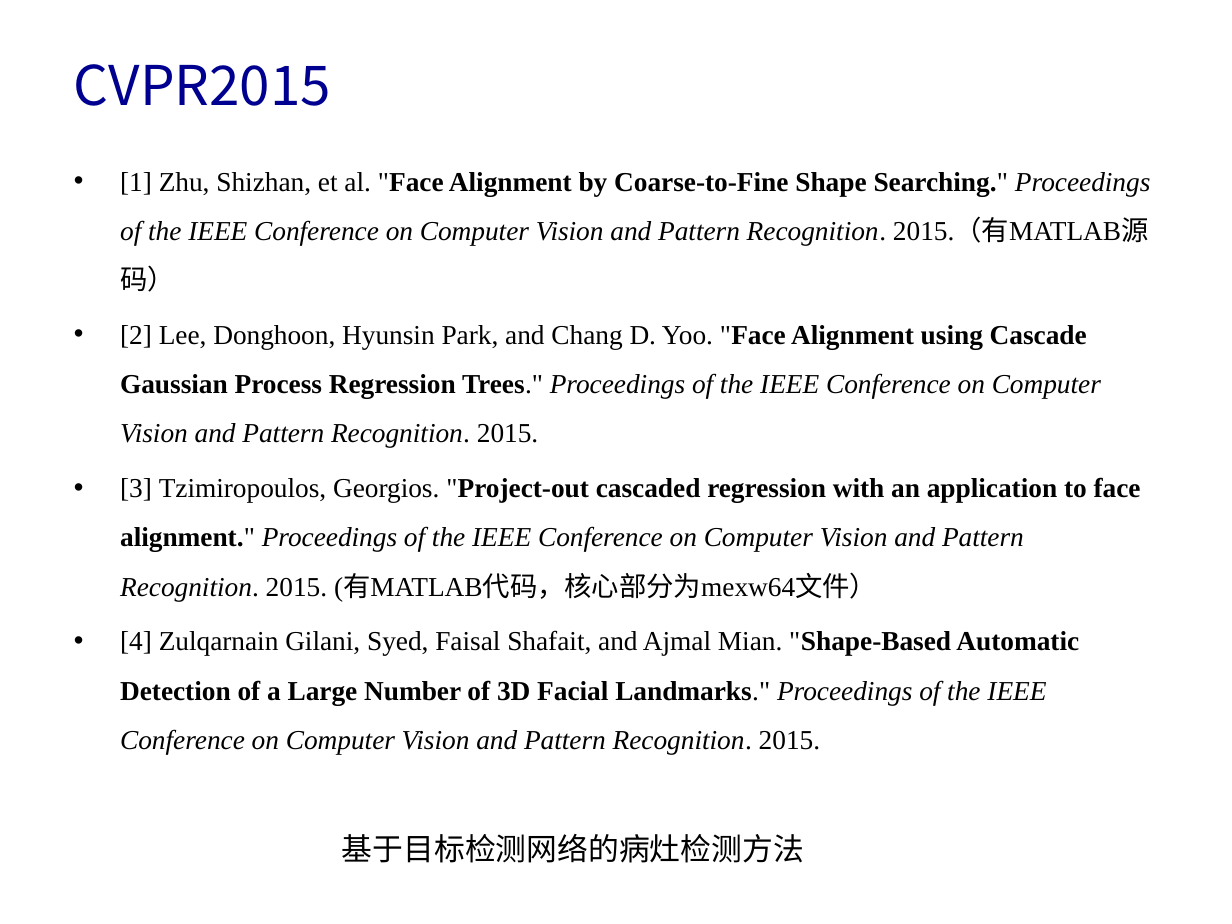
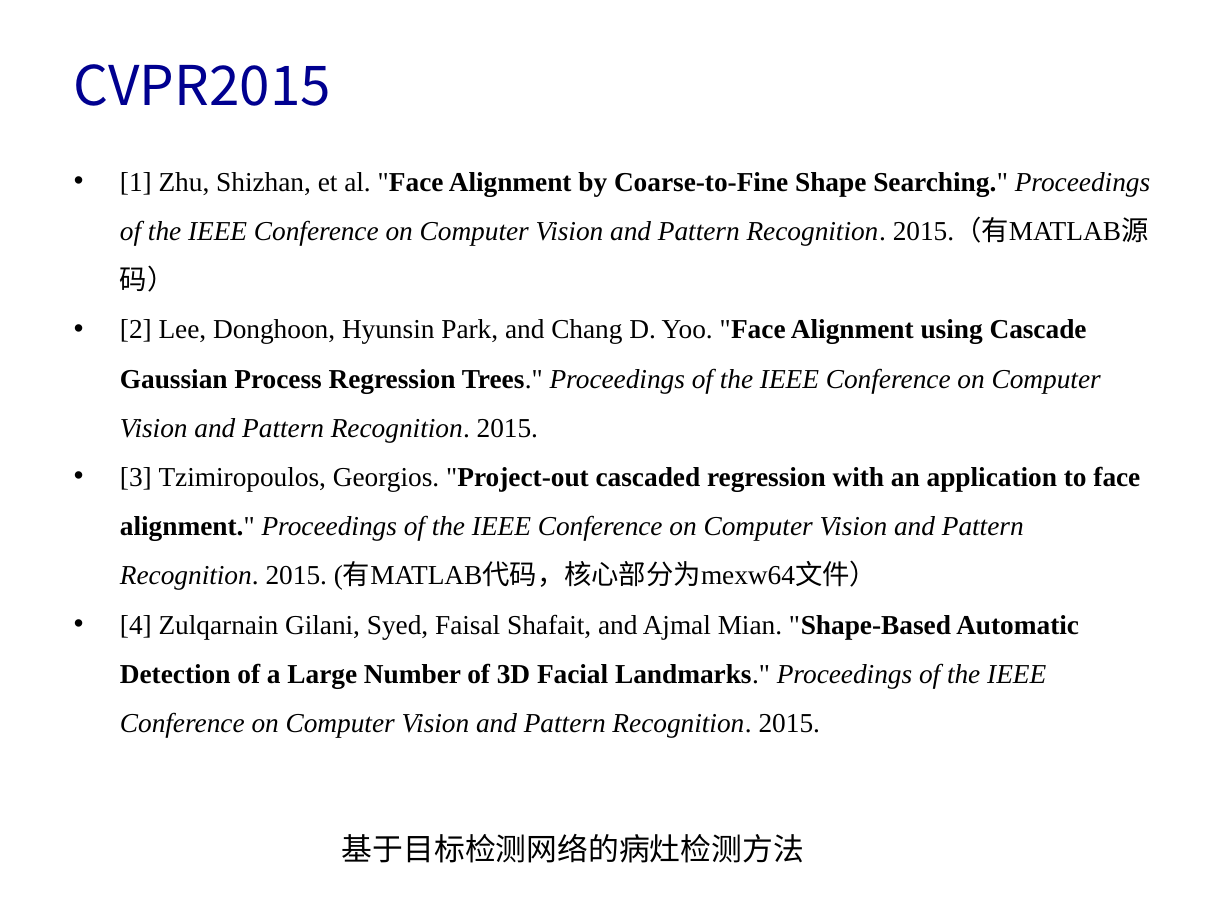
Before and after one commit to zhcv/summary, a slide deck: slide 5 of ImAligment/keypoints location.pptx. Drawn at 1232x924 pixels with LibreOffice and Linux fonts; fonts in the diff are those of the drawing; background and template pictures are left out. Boxes give left, top, right and bottom in pixels: in the first picture for what was removed or moved away, otherwise in the second. Text is boxed around its words. In the diff, an @@ line names an element or a change of style, - is before the commit and + after.

```diff
--- a/ImAligment/keypoints location.pptx
+++ b/ImAligment/keypoints location.pptx
@@ text "[1] Zhu, Shizhan, et al. ..." at <box>120,172,1150,737</box>: indent changed; less space between paragraphs @@
```
Also in this commit, not shown: 5 other slides changed, 7 slides removed, 5 other files.
